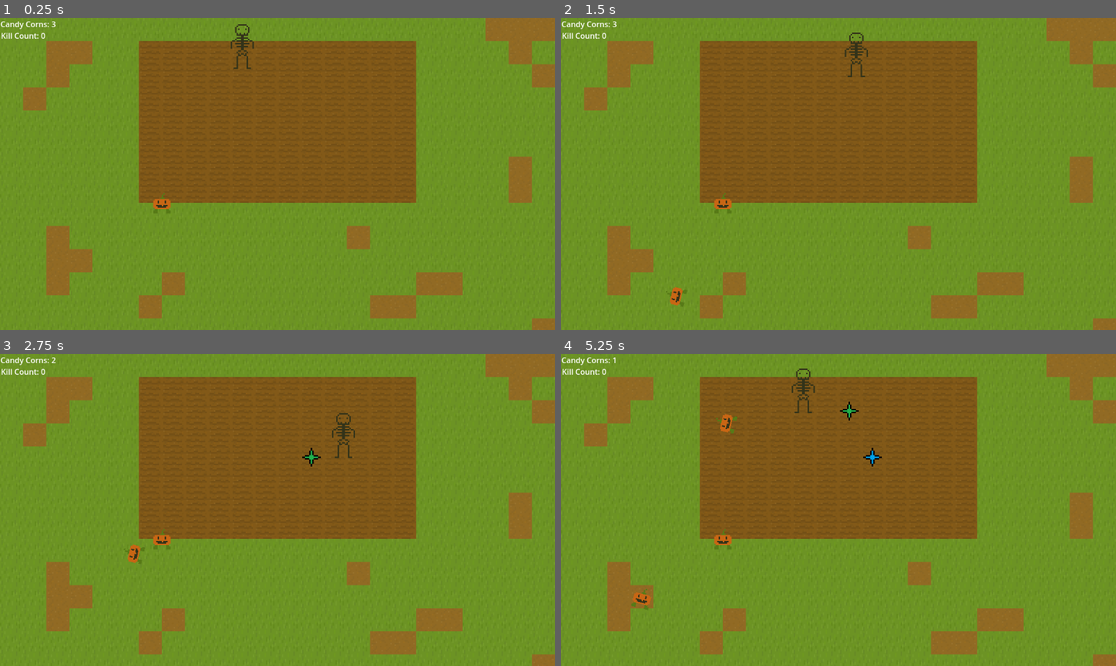
Above: before the commit, frames 1-4 (two rows, left to right).
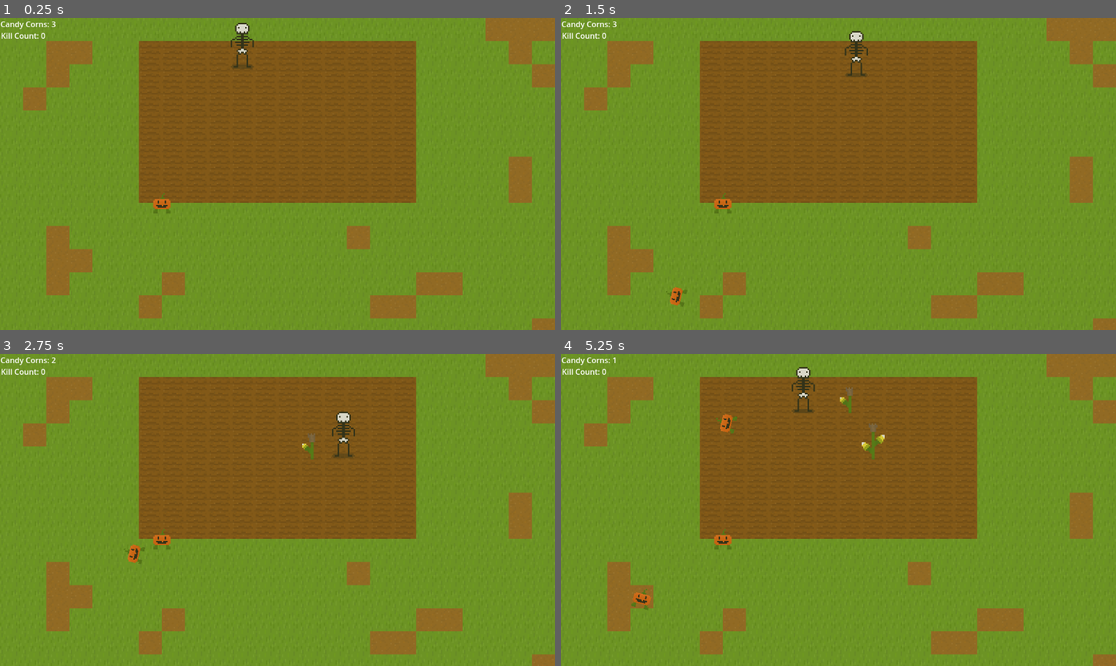
Above: after the commit, the same moments.

Repository: sjhayden/Super-Simple-Spooky-Seed-Simulator
Game: Godot game, scene res://Scenes/world.tscn
The game is run twice, just before and just after one commit, with the same random seed, the same clock (stepped at 60 frames per second) and the same inputs.
Inputs:
- Up to frame 1 (0.25 s): no input
- Up to frame 2 (1.5 s): tap Enter at 0.5 s; hold Right (right) 0.53-1.28 s; tap K (attack) at 0.6, 1.35 s; hold Down (down) from 1.28 s (still down)
- Up to frame 3 (2.75 s): release Down (down) at 2.03 s; hold Right (right) from 2.03 s (still down); tap J (plant_harvest) at 2.1 s; tap K (attack) at 2.3 s
- Up to frame 4 (5.25 s): release Right (right) at 2.78 s; hold Up (up) 2.78-3.53 s; tap K (attack) at 2.85, 3.6, 4.55, 5.1 s; hold Left (left) 3.53-5.03 s; tap J (plant_harvest) at 4.35 s; hold Down (down) from 5.03 s (still down)

The runs differ from the first frame. In frame 1, 0.2% of the frame differs, in the area x 41-46%, y 1-17%; in frame 2, 0.2%; in frame 3, 0.4%; in frame 4, 0.6%, in the area x 41-59%, y 4-37%.

Commit message:
added new sprites to scenes

Diff:
--- a/super-simple-spooky-seed-simulator/Scenes/corn_plant.tscn
+++ b/super-simple-spooky-seed-simulator/Scenes/corn_plant.tscn
@@ -1,28 +1,64 @@
-[gd_scene load_steps=8 format=3 uid="uid://qhjimvsiiqqs"]
+[gd_scene load_steps=11 format=3 uid="uid://qhjimvsiiqqs"]
 
 [ext_resource type="Script" uid="uid://b1ckcypceqqku" path="res://Scripts/corn_plant.gd" id="1_1m1ec"]
-[ext_resource type="Texture2D" uid="uid://dr63eb8783ddp" path="res://Assets/Tilemap_Placeholder_16x16.png" id="2_v4bum"]
+[ext_resource type="Texture2D" uid="uid://dsmsgbpjsmdm0" path="res://Assets/SpriteSheet16x16.png" id="2_v4bum"]
 
 [sub_resource type="RectangleShape2D" id="RectangleShape2D_rdd45"]
 size = Vector2(16, 16)
 
+[sub_resource type="AtlasTexture" id="AtlasTexture_rdd45"]
+atlas = ExtResource("2_v4bum")
+region = Rect2(64, 32, 16, 32)
+
 [sub_resource type="AtlasTexture" id="AtlasTexture_mpcga"]
 atlas = ExtResource("2_v4bum")
-region = Rect2(0, 34, 16, 16)
+region = Rect2(80, 32, 16, 32)
 
 [sub_resource type="AtlasTexture" id="AtlasTexture_r0w7h"]
 atlas = ExtResource("2_v4bum")
-region = Rect2(51, 34, 16, 16)
+region = Rect2(96, 32, 16, 32)
 
 [sub_resource type="AtlasTexture" id="AtlasTexture_b73ak"]
 atlas = ExtResource("2_v4bum")
-region = Rect2(34, 34, 16, 16)
+region = Rect2(112, 0, 16, 32)
+
+[sub_resource type="AtlasTexture" id="AtlasTexture_jpijp"]
+atlas = ExtResource("2_v4bum")
+region = Rect2(128, 0, 16, 32)
+
+[sub_resource type="AtlasTexture" id="AtlasTexture_hosdk"]
+atlas = ExtResource("2_v4bum")
+region = Rect2(144, 0, 16, 32)
 
 [sub_resource type="SpriteFrames" id="SpriteFrames_jpijp"]
 animations = [{
 "frames": [{
 "duration": 1.0,
+"texture": SubResource("AtlasTexture_rdd45")
+}],
+"loop": true,
+"name": &"eaten_1",
+"speed": 5.0
+}, {
+"frames": [{
+"duration": 1.0,
 "texture": SubResource("AtlasTexture_mpcga")
+}],
+"loop": true,
+"name": &"eaten_2",
+"speed": 5.0
+}, {
+"frames": [{
+"duration": 1.0,
+"texture": SubResource("AtlasTexture_r0w7h")
+}],
+"loop": true,
+"name": &"eaten_3",
+"speed": 5.0
+}, {
+"frames": [{
+"duration": 1.0,
+"texture": SubResource("AtlasTexture_b73ak")
 }],
 "loop": true,
 "name": &"full_grown",
@@ -30,7 +66,7 @@
 }, {
 "frames": [{
 "duration": 1.0,
-"texture": SubResource("AtlasTexture_r0w7h")
+"texture": SubResource("AtlasTexture_jpijp")
 }],
 "loop": true,
 "name": &"growing",
@@ -38,7 +74,7 @@
 }, {
 "frames": [{
 "duration": 1.0,
-"texture": SubResource("AtlasTexture_b73ak")
+"texture": SubResource("AtlasTexture_hosdk")
 }],
 "loop": true,
 "name": &"sprout",
@@ -54,6 +90,7 @@
 shape = SubResource("RectangleShape2D_rdd45")
 
 [node name="AnimatedSprite2D" type="AnimatedSprite2D" parent="."]
+position = Vector2(0, -14)
 sprite_frames = SubResource("SpriteFrames_jpijp")
 animation = &"sprout"
 
--- a/super-simple-spooky-seed-simulator/Scenes/jack_o_lantern.tscn
+++ b/super-simple-spooky-seed-simulator/Scenes/jack_o_lantern.tscn
@@ -1,21 +1,21 @@
 [gd_scene load_steps=9 format=3 uid="uid://c8fvy67786el2"]
 
 [ext_resource type="Script" uid="uid://ceduy1waepv2x" path="res://Scripts/jack_o_lantern.gd" id="1_giqco"]
-[ext_resource type="Texture2D" uid="uid://b5frltrdkrhpu" path="res://Assets/Characters.png" id="2_wb8q7"]
+[ext_resource type="Texture2D" uid="uid://dsmsgbpjsmdm0" path="res://Assets/SpriteSheet16x16.png" id="2_wb8q7"]
 
 [sub_resource type="CapsuleShape2D" id="CapsuleShape2D_g4ax6"]
 radius = 6.0
 height = 16.0
 
-[sub_resource type="AtlasTexture" id="AtlasTexture_x61tp"]
+[sub_resource type="AtlasTexture" id="AtlasTexture_g4ax6"]
 atlas = ExtResource("2_wb8q7")
 region = Rect2(32, 16, 16, 16)
 
-[sub_resource type="AtlasTexture" id="AtlasTexture_ad81n"]
+[sub_resource type="AtlasTexture" id="AtlasTexture_x61tp"]
 atlas = ExtResource("2_wb8q7")
 region = Rect2(48, 16, 16, 16)
 
-[sub_resource type="AtlasTexture" id="AtlasTexture_8r162"]
+[sub_resource type="AtlasTexture" id="AtlasTexture_ad81n"]
 atlas = ExtResource("2_wb8q7")
 region = Rect2(16, 16, 16, 16)
 
--- a/super-simple-spooky-seed-simulator/Scenes/player.tscn
+++ b/super-simple-spooky-seed-simulator/Scenes/player.tscn
@@ -1,7 +1,8 @@
-[gd_scene load_steps=10 format=3 uid="uid://dtncctudm55t6"]
+[gd_scene load_steps=15 format=3 uid="uid://dtncctudm55t6"]
 
 [ext_resource type="Script" uid="uid://dhgjb5k15rqjk" path="res://Scripts/player.gd" id="1_v0iea"]
 [ext_resource type="Texture2D" uid="uid://b5frltrdkrhpu" path="res://Assets/Characters.png" id="2_cvnsp"]
+[ext_resource type="Texture2D" uid="uid://dsmsgbpjsmdm0" path="res://Assets/SpriteSheet16x16.png" id="3_6t5aa"]
 
 [sub_resource type="AtlasTexture" id="AtlasTexture_cvnsp"]
 atlas = ExtResource("2_cvnsp")
@@ -16,8 +17,24 @@
 region = Rect2(0, 0, 16, 32)
 
 [sub_resource type="AtlasTexture" id="AtlasTexture_vgqql"]
-atlas = ExtResource("2_cvnsp")
+atlas = ExtResource("3_6t5aa")
 region = Rect2(0, 0, 16, 32)
+
+[sub_resource type="AtlasTexture" id="AtlasTexture_x3wgy"]
+atlas = ExtResource("3_6t5aa")
+region = Rect2(0, 32, 16, 32)
+
+[sub_resource type="AtlasTexture" id="AtlasTexture_3smsa"]
+atlas = ExtResource("3_6t5aa")
+region = Rect2(32, 32, 16, 32)
+
+[sub_resource type="AtlasTexture" id="AtlasTexture_8erm5"]
+atlas = ExtResource("3_6t5aa")
+region = Rect2(48, 32, 16, 32)
+
+[sub_resource type="AtlasTexture" id="AtlasTexture_f1ek2"]
+atlas = ExtResource("3_6t5aa")
+region = Rect2(16, 32, 16, 32)
 
 [sub_resource type="SpriteFrames" id="SpriteFrames_fkybt"]
 animations = [{
@@ -57,6 +74,38 @@
 "loop": true,
 "name": &"default",
 "speed": 5.0
+}, {
+"frames": [{
+"duration": 1.0,
+"texture": SubResource("AtlasTexture_x3wgy")
+}],
+"loop": true,
+"name": &"walk_down",
+"speed": 5.0
+}, {
+"frames": [{
+"duration": 1.0,
+"texture": SubResource("AtlasTexture_3smsa")
+}],
+"loop": true,
+"name": &"walk_left",
+"speed": 5.0
+}, {
+"frames": [{
+"duration": 1.0,
+"texture": SubResource("AtlasTexture_8erm5")
+}],
+"loop": true,
+"name": &"walk_right",
+"speed": 5.0
+}, {
+"frames": [{
+"duration": 1.0,
+"texture": SubResource("AtlasTexture_f1ek2")
+}],
+"loop": true,
+"name": &"walk_up",
+"speed": 5.0
 }]
 
 [sub_resource type="CapsuleShape2D" id="CapsuleShape2D_6t5aa"]
@@ -73,7 +122,7 @@
 [node name="AnimatedSprite2D" type="AnimatedSprite2D" parent="."]
 position = Vector2(0, -16)
 sprite_frames = SubResource("SpriteFrames_fkybt")
-animation = &"attack_down"
+animation = &"walk_down"
 
 [node name="CollisionShape2D" type="CollisionShape2D" parent="."]
 position = Vector2(0, -16)
Not shown: 3 places in super-simple-spooky-seed-simulator/Scenes/jack_o_lantern.tscn that only renumber resources
